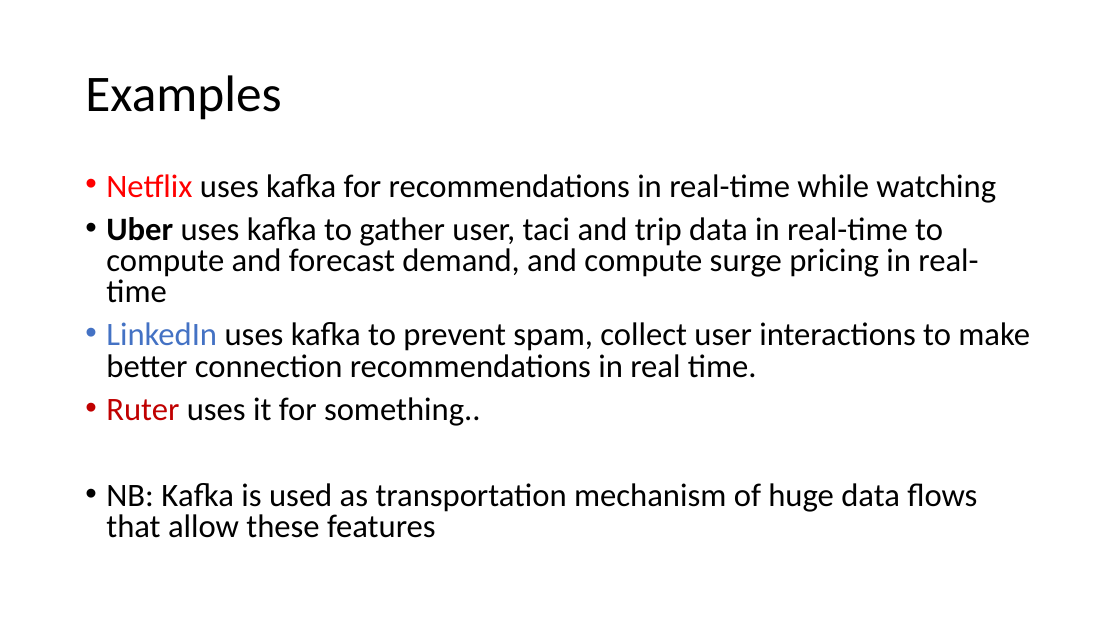
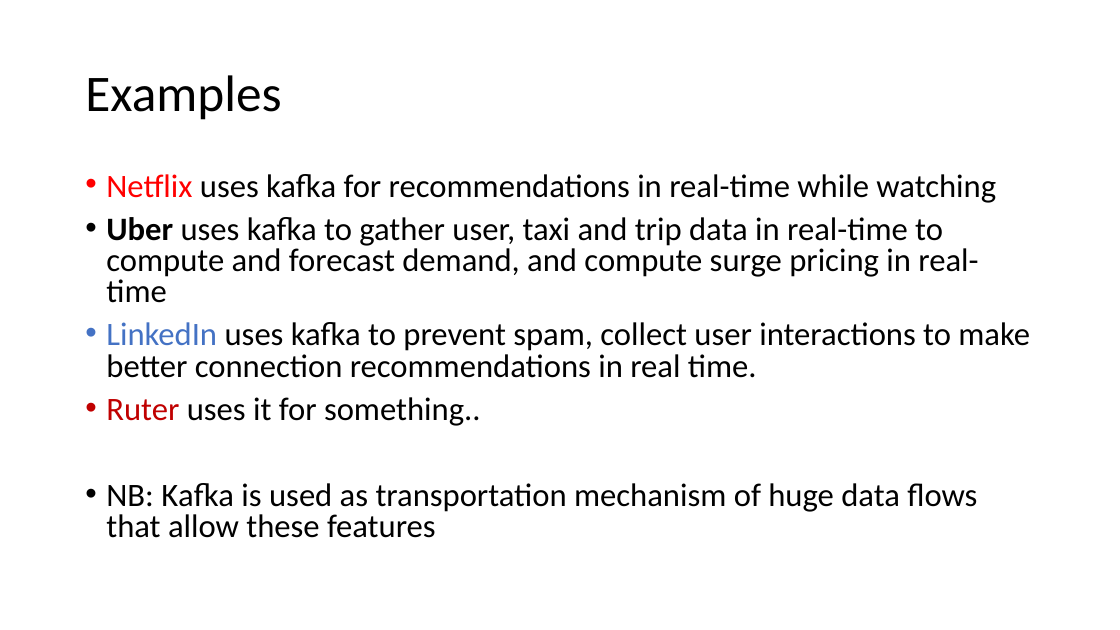
Before and after one commit to fortedigital/cg-kafka, a slide deck: slide 21 of workshop1/Kafka - 101.pptx (slide 20 before the commit). Drawn at 1120x630 pixels with LibreOffice and Linux fonts; fonts in the diff are those of the drawing. Boxes give left, top, right and bottom in pixels: in the first picture for what was removed or moved away, otherwise in the second. Text is boxed around its words. In the diff, an @@ line names an element or a change of style, - is before the commit and + after.

```diff
--- a/workshop1/Kafka - 101.pptx
+++ b/workshop1/Kafka - 101.pptx
@@ text at (x1=106, y1=217, x2=978, y2=303): text changed @@
-• Uber uses kafka to gather user, taci and trip data in real-time to compute and forecast demand, and compute surge pricing in real-time
+• Uber uses kafka to gather user, taxi and trip data in real-time to compute and forecast demand, and compute surge pricing in real-time
```
Also in this commit, not shown: 7 other slides changed, 3 slides added, 2 slides removed.
